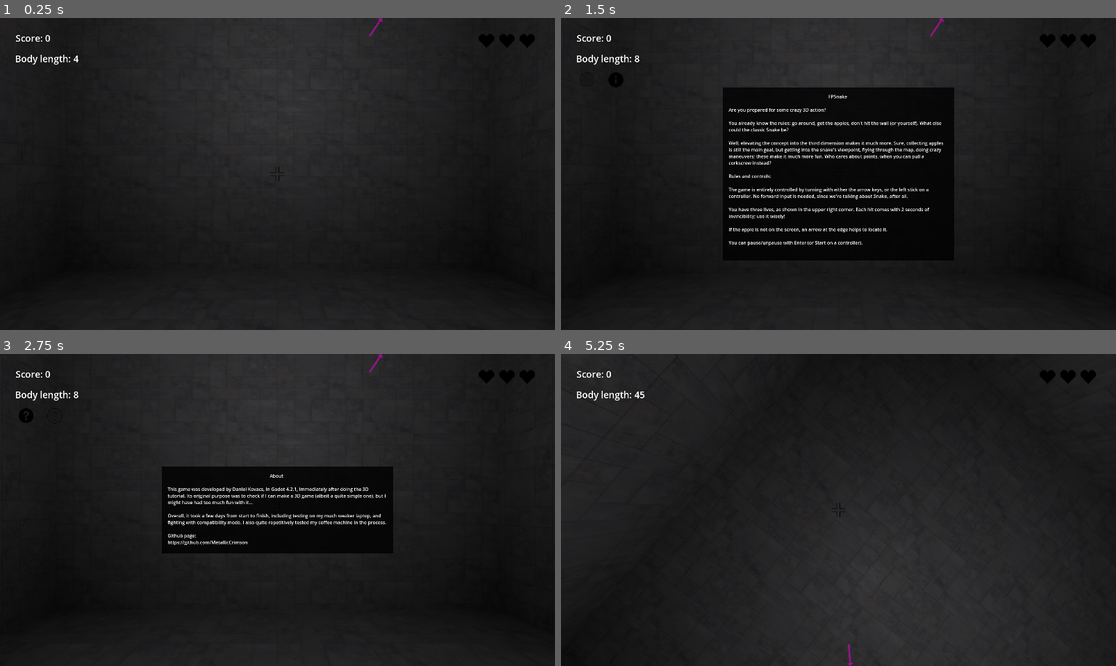
Above: before the commit, frames 1-4 (two rows, left to right).
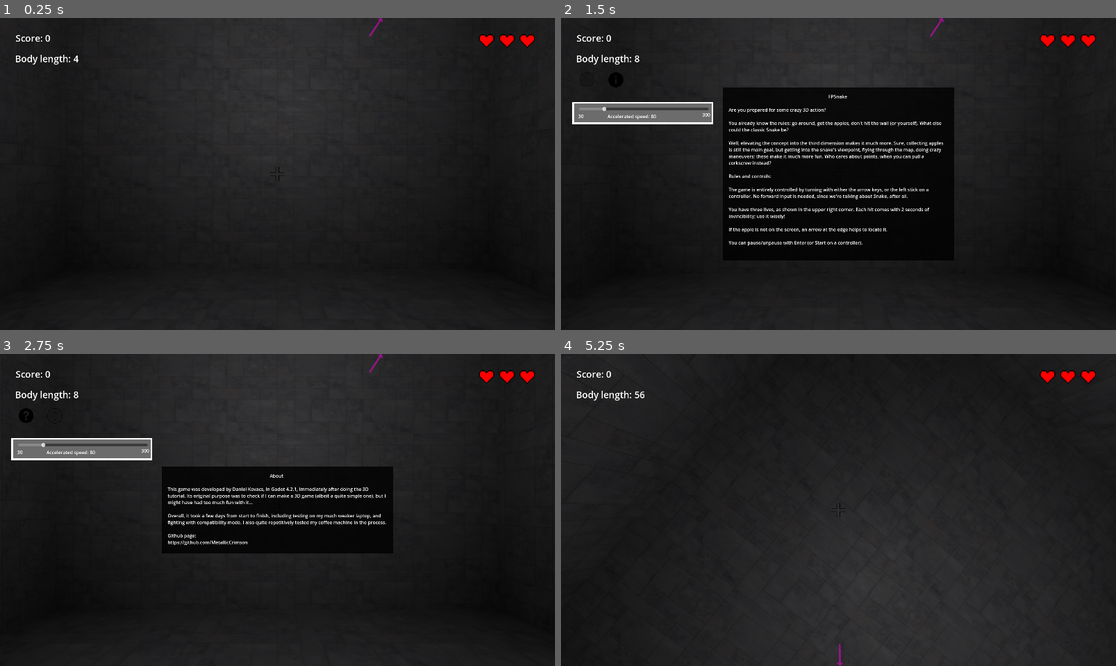
Above: after the commit, the same moments.

Repository: MetallicCrimson/FPSnake
Game: Godot game, scene res://scenes/main.tscn
Two runs of this game, one before a commit and one after it. Both use one fixed random seed, a clock stepped at 60 frames per second and the inputs below.
Inputs (mouse positions are in pixels of both pictures, inside the frame that each line leads up to):
- Up to frame 1 (0.25 s): no input
- Up to frame 2 (1.5 s): tap Enter (restart_or_pause) at 0.5 s; hold Right (move_right) 0.53-1.25 s; click (588, 80) at 1.25 s
- Up to frame 3 (2.75 s): click (55, 416) at 2 s
- Up to frame 4 (5.25 s): tap Enter (restart_or_pause) at 2.75 s; hold Down (move_down) 2.78-3.53 s; hold Right (move_right) 3.53-4.28 s; hold Space (accelerate, bound only after the commit) 4.28-5.03 s; hold Left (move_left) from 5.03 s (still down)

The runs differ from the first frame. In frame 1, 0.2% of the frame differs, in the area x 86-97%, y 5-10%; in frame 2, 2.0%, in the area x 2-97%, y 5-35%; in frame 3, 2.0%; in frame 4, 0.3%.

Commit message:
Add acceleration, redesign hearts, add mouse input

Diff:
--- a/project.godot
+++ b/project.godot
@@ -57,6 +57,13 @@
 , Object(InputEventJoypadButton,"resource_local_to_scene":false,"resource_name":"","device":-1,"button_index":6,"pressure":0.0,"pressed":true,"script":null)
 ]
 }
+accelerate={
+"deadzone": 0.5,
+"events": [Object(InputEventKey,"resource_local_to_scene":false,"resource_name":"","device":-1,"window_id":0,"alt_pressed":false,"shift_pressed":false,"ctrl_pressed":false,"meta_pressed":false,"pressed":false,"keycode":0,"physical_keycode":32,"key_label":0,"unicode":32,"echo":false,"script":null)
+, Object(InputEventJoypadButton,"resource_local_to_scene":false,"resource_name":"","device":-1,"button_index":0,"pressure":0.0,"pressed":true,"script":null)
+, Object(InputEventMouseButton,"resource_local_to_scene":false,"resource_name":"","device":-1,"window_id":0,"alt_pressed":false,"shift_pressed":false,"ctrl_pressed":false,"meta_pressed":false,"button_mask":2,"position":Vector2(144, 18),"global_position":Vector2(148, 59),"factor":1.0,"button_index":2,"canceled":false,"pressed":true,"double_click":false,"script":null)
+]
+}
 
 [rendering]
 
--- a/scenes/hud.tscn
+++ b/scenes/hud.tscn
@@ -7,7 +7,7 @@
 [ext_resource type="Texture2D" uid="uid://0tenmwh5qhrc" path="res://resources/about_icon.png" id="5_xjp3p"]
 [ext_resource type="Texture2D" uid="uid://l2jbuejap7v4" path="res://resources/about_icon_hover.png" id="6_hdou2"]
 [ext_resource type="Texture2D" uid="uid://7ie35pp2pnph" path="res://resources/apple_arrow.png" id="7_u4evl"]
-[ext_resource type="Texture2D" uid="uid://bv4kmxh5k65e7" path="res://resources/heart_full.png" id="8_rgbs5"]
+[ext_resource type="Texture2D" uid="uid://beg3yp4g2f01" path="res://resources/heart_full_2.png" id="8_11by5"]
 
 [node name="HUD" type="CanvasLayer"]
 process_mode = 2
@@ -140,15 +140,15 @@
 
 [node name="Heart1" type="Sprite2D" parent="."]
 position = Vector2(1683, 80)
-texture = ExtResource("8_rgbs5")
+texture = ExtResource("8_11by5")
 
 [node name="Heart2" type="Sprite2D" parent="."]
 position = Vector2(1754, 80)
-texture = ExtResource("8_rgbs5")
+texture = ExtResource("8_11by5")
 
 [node name="Heart3" type="Sprite2D" parent="."]
 position = Vector2(1824, 80)
-texture = ExtResource("8_rgbs5")
+texture = ExtResource("8_11by5")
 
 [node name="GameOverSign" type="ColorRect" parent="."]
 visible = false
@@ -215,5 +215,55 @@
 theme_override_font_sizes/font_size = 40
 text = "Paused"
 
+[node name="SpeedChange" type="ColorRect" parent="."]
+offset_left = 39.0
+offset_top = 290.0
+offset_right = 527.0
+offset_bottom = 367.0
+
+[node name="ColorRect" type="ColorRect" parent="SpeedChange"]
+layout_mode = 0
+offset_left = 7.0
+offset_top = 6.0
+offset_right = 482.0
+offset_bottom = 71.0
+color = Color(0.423529, 0.423529, 0.423529, 1)
+
+[node name="SpeedSlider" type="HSlider" parent="SpeedChange"]
+offset_left = 23.0
+offset_top = 17.0
+offset_right = 472.0
+offset_bottom = 33.0
+min_value = 30.0
+max_value = 300.0
+value = 80.0
+
+[node name="Label" type="Label" parent="SpeedChange"]
+layout_mode = 0
+offset_left = 21.0
+offset_top = 38.0
+offset_right = 48.0
+offset_bottom = 87.0
+text = "30
+
+"
+
+[node name="Label2" type="Label" parent="SpeedChange"]
+layout_mode = 0
+offset_left = 450.0
+offset_top = 33.0
+offset_right = 478.0
+offset_bottom = 56.0
+text = "300"
+
+[node name="Label3" type="Label" parent="SpeedChange"]
+layout_mode = 0
+offset_left = 122.0
+offset_top = 39.0
+offset_right = 272.0
+offset_bottom = 62.0
+text = "Accelerated speed: 80"
+
 [connection signal="pressed" from="HelpButton" to="." method="_on_help_button_pressed"]
 [connection signal="pressed" from="AboutButton" to="." method="_on_about_button_pressed"]
+[connection signal="value_changed" from="SpeedChange/SpeedSlider" to="." method="_on_speed_slider_value_changed"]
--- a/scenes/main.tscn
+++ b/scenes/main.tscn
@@ -76,4 +76,5 @@
 [connection signal="hit" from="Player" to="." method="_on_player_hit"]
 [connection signal="next_body" from="Player" to="." method="_on_player_next_body"]
 [connection signal="ready" from="Player" to="." method="_on_player_ready"]
+[connection signal="acc_changed" from="HUD" to="Player" method="_on_hud_acc_changed"]
 [connection signal="body_entered" from="EE" to="." method="_on_ee_body_entered"]
--- a/scenes/player.tscn
+++ b/scenes/player.tscn
@@ -6,7 +6,7 @@
 radius = 1.0
 
 [sub_resource type="SphereShape3D" id="SphereShape3D_iuom4"]
-radius = 0.6
+radius = 0.55
 
 [node name="Player" type="RigidBody3D"]
 input_ray_pickable = false
@@ -30,7 +30,12 @@
 wait_time = 2.0
 one_shot = true
 
+[node name="BodyTimer" type="Timer" parent="."]
+wait_time = 0.06
+autostart = true
+
 [connection signal="area_entered" from="PlayerArea" to="." method="_on_player_area_area_entered"]
 [connection signal="area_exited" from="PlayerArea" to="." method="_on_player_area_area_exited"]
 [connection signal="body_entered" from="PlayerArea" to="." method="_on_player_area_body_entered"]
 [connection signal="area_exited" from="NextBodyArea" to="." method="_on_next_body_area_area_exited"]
+[connection signal="timeout" from="BodyTimer" to="." method="_on_body_timer_timeout"]
--- a/scripts/hud.gd
+++ b/scripts/hud.gd
@@ -5,6 +5,9 @@
 var half_width
 var half_height
 var origo_point
+var acc_speed = 80
+
+signal acc_changed(speed)
 
 # Called when the node enters the scene tree for the first time.
 func _ready():
@@ -14,6 +17,7 @@
 	$AboutButton.hide()
 	$HelpSign.hide()
 	$AboutSign.hide()
+	$SpeedChange.hide()
 	var temp_size = get_viewport().size
 	half_width = temp_size[0] / 2
 	half_height = temp_size[1] / 2
@@ -29,11 +33,14 @@
 			get_tree().paused = false
 			get_tree().reload_current_scene()
 		elif paused_flag:
+			acc_changed.emit(acc_speed)
 			$PauseSign.hide()
 			$HelpButton.hide()
 			$AboutButton.hide()
 			$HelpSign.hide()
 			$AboutSign.hide()
+			$SpeedChange.hide()
+			Input.set_mouse_mode(Input.MOUSE_MODE_CAPTURED)
 			get_tree().paused = false
 			paused_flag = false
 		else:
@@ -50,12 +57,16 @@
 
 func game_over():
 	gameover_flag = true
+	Input.set_mouse_mode(Input.MOUSE_MODE_VISIBLE)
+	$SpeedChange.show()
 	$HelpButton.show()
 	$AboutButton.show()
 	$GameOverSign.show()
 
 
 func pause():
+	Input.set_mouse_mode(Input.MOUSE_MODE_VISIBLE)
+	$SpeedChange.show()
 	$HelpButton.show()
 	$AboutButton.show()
 	$PauseSign.show()
@@ -89,11 +100,11 @@
 
 func display_health(health):
 	if health == 2:
-		$Heart3.texture = load("res://resources/heart_empty.png")
+		$Heart3.texture = load("res://resources/heart_empty_2.png")
 	elif health == 1:
-		$Heart2.texture = load("res://resources/heart_empty.png")
+		$Heart2.texture = load("res://resources/heart_empty_2.png")
 	else:
-		$Heart1.texture = load("res://resources/heart_empty.png")
+		$Heart1.texture = load("res://resources/heart_empty_2.png")
 
 
 func _on_help_button_pressed():
@@ -128,3 +139,8 @@
 		$GameOverSign.hide()
 
 	$AboutSign.show()
+
+
+func _on_speed_slider_value_changed(value):
+	acc_speed = value
+	$SpeedChange/Label3.text = "Accelerated speed: " + str(value)
--- a/scripts/main.gd
+++ b/scripts/main.gd
@@ -14,6 +14,7 @@
 
 # Called when the node enters the scene tree for the first time.
 func _ready():
+	Input.set_mouse_mode(Input.MOUSE_MODE_CAPTURED)
 	var temp_size = get_tree().get_root().size
 	window_width = temp_size[0]
 	window_height = temp_size[1]
--- a/scripts/player.gd
+++ b/scripts/player.gd
@@ -1,6 +1,8 @@
 extends RigidBody3D
 
 
+const BASE_SPEED = 30
+var acc_speed = 80
 var speed = 30
 var rotate_speed = 3
 var body_array = []
@@ -17,11 +19,22 @@
 func _physics_process(delta):
 	var input_dir
 
+	if Input.is_action_pressed("accelerate") and speed == BASE_SPEED:
+		speed = acc_speed
+		$NextBodyArea/CollisionShape3D.scale = Vector3(10,10,10)
+	elif speed == acc_speed:
+		speed = BASE_SPEED
+		$NextBodyArea/CollisionShape3D.scale = Vector3(1,1,1)
+
 	if movement != Vector2.ZERO:
 		input_dir = movement
 	else:
 		input_dir = Input.get_vector("move_left", "move_right", "move_up", "move_down")
 
+	if input_dir == Vector2.ZERO:
+		input_dir = Input.get_last_mouse_velocity() * .0008
+
+	print(input_dir)
 
 	if abs(input_dir.x):
 		rotate_object_local(Vector3(0,1,0), -(input_dir.x * delta * rotate_speed))
@@ -53,3 +66,13 @@
 
 func is_overlapping_something(vect):
 	return vect.distance_to(position) < 4 or body_array.any(func(temp_pos): return vect.distance_to(temp_pos.position) < 4)
+
+
+func _on_body_timer_timeout():
+	pass
+	#next_body.emit()
+
+
+func _on_hud_acc_changed(speed):
+	print("New acc: ", speed)
+	acc_speed = speed
Binary file added: resources/heart_empty_2.png
Not shown, added: resources/heart_empty_2.png.import
Binary file added: resources/heart_full_2.png
Not shown, added: resources/heart_full_2.png.import
